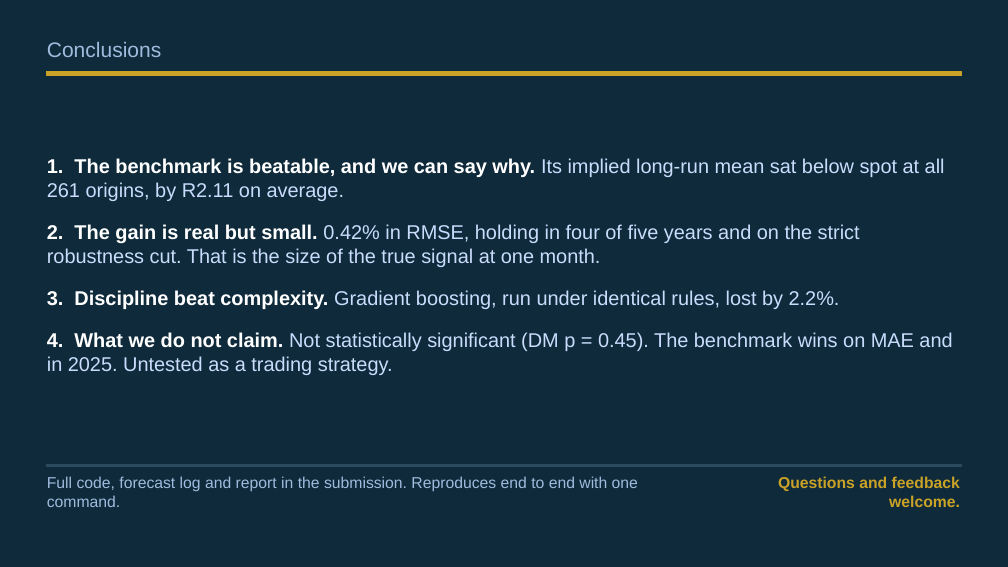
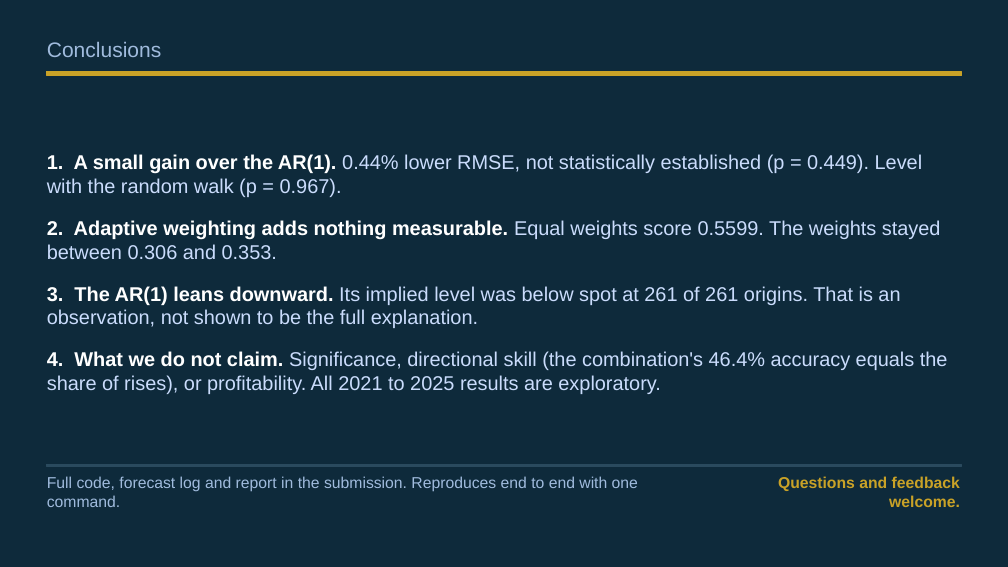
Before and after one commit to Aakashanil67/usdzar-forecasting, a slide deck: slide 6 of reports/presentation.pptx. Drawn at 1008x567 pixels with LibreOffice and Linux fonts; fonts in the diff are those of the drawing. Boxes give left, top, right and bottom in pixels: in the first picture for what was removed or moved away, otherwise in the second. Text is boxed around its words. In the diff, an @@ line names an element or a change of style, - is before the commit and + after.

Commit message:
Generate every quoted number in the docs from the results files and correct the overstated claims
README and METHODOLOGY are now rendered from templates, and the report, deck and notebook read the same keys. Corrects the DM table signs, the M5 attribution, the weight narrative, the covered-parity and AR(1) equilibrium explanations, and the power interpretation, and labels 2021-2025 as exploratory.

```diff
--- a/reports/presentation.pptx
+++ b/reports/presentation.pptx
@@ text at box(47, 154, 948, 394): text changed @@
-1. The benchmark is beatable, and we can say why. Its implied long-run mean sat below spot at all 261 origins, by R2.11 on average.
-2. The gain is real but small. 0.42% in RMSE, holding in four of five years and on the strict robustness cut. That is the size of the true signal at one month.
-3. Discipline beat complexity. Gradient boosting, run under identical rules, lost by 2.2%.
-4. What we do not claim. Not statistically significant (DM p = 0.45). The benchmark wins on MAE and in 2025. Untested as a trading strategy.
+1. A small gain over the AR(1). 0.44% lower RMSE, not statistically established (p = 0.449). Level with the random walk (p = 0.967).
+2. Adaptive weighting adds nothing measurable. Equal weights score 0.5599. The weights stayed between 0.306 and 0.353.
+3. The AR(1) leans downward. Its implied level was below spot at 261 of 261 origins. That is an observation, not shown to be the full explanation.
+4. What we do not claim. Significance, directional skill (the combination's 46.4% accuracy equals the share of rises), or profitability. All 2021 to 2025 results are exploratory.
```
Also in this commit, not shown: 13 other slides changed, 1 slide added, 26 other files.
